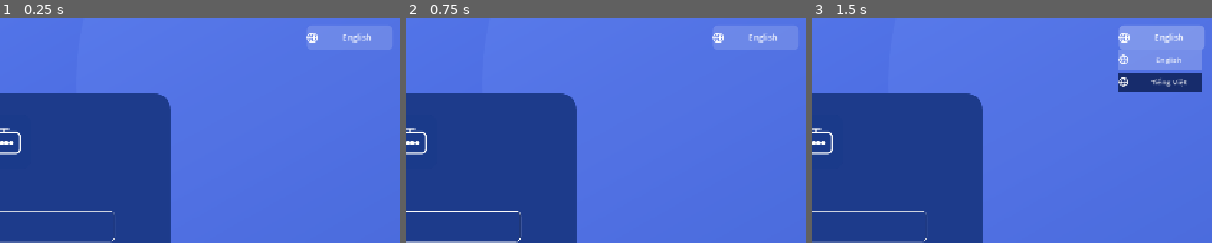
Above: before the commit, frames 1-3 (left to right).
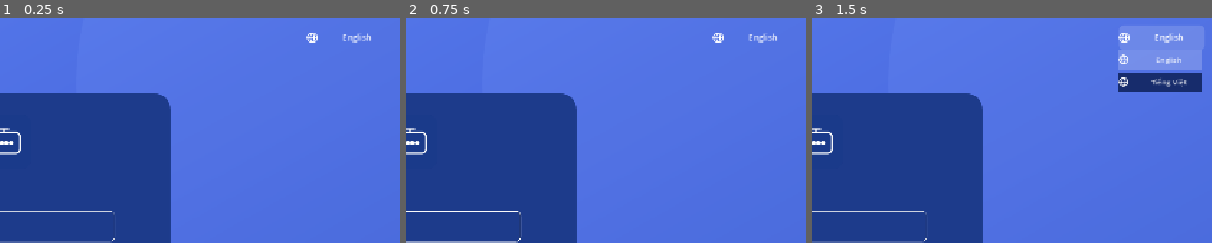
Above: after the commit, the same moments.

Repository: anv99-vn/code-game
Game: Godot game, scene res://scenes/main.tscn
Two runs of this game, one before a commit and one after it. Both use one fixed random seed, a clock stepped at 60 frames per second and the inputs below.
Inputs (mouse positions are % of the whole screen's width and height, from its top left):
- Up to frame 1 (0.25 s): no input
- Up to frame 2 (0.75 s): click (50, 47) at 0.52 s; type "Alex" at 0.6 s
- Up to frame 3 (1.5 s): click (50, 57) at 0.75 s; type "12" at 0.83 s; click "English" at 1.25 s
The pictures show only the part of the screen within x 50-100%, y 1-51%; the shares and areas given below are measured in that part.

The runs differ from the first frame. In frame 1, 2.0% of the frame differs, in the area x 77-98%, y 3-15%; in frame 2, 2.0%; in frame 3, less than 0.1%.

Commit message:
feat: localize settings button and dropdown, embed lang_button in login.tscn

Diff:
--- a/scenes/lang_button.tscn
+++ b/scenes/lang_button.tscn
@@ -22,6 +22,7 @@
 icon = ExtResource("2_globe")
 
 [node name="LangDropdown" parent="." unique_id=586458441 instance=ExtResource("1_0sjtm")]
+visible = false
 layout_mode = 0
 offset_left = -67.0
 offset_top = 26.0
--- a/scenes/login.tscn
+++ b/scenes/login.tscn
@@ -5,8 +5,7 @@
 [ext_resource type="Texture2D" uid="uid://3bgxj6wkqsky" path="res://assets/ui/logo_console.png" id="3_r3fp8"]
 [ext_resource type="Texture2D" uid="uid://bbxkdxlg3k7gg" path="res://assets/icons/icon_user_w.png" id="5_9n4p5"]
 [ext_resource type="Texture2D" uid="uid://ci4sofrtxy8yh" path="res://assets/icons/icon_lock_w.png" id="6_1q7r6"]
-[ext_resource type="Texture2D" uid="uid://hch8r3v4l8qs" path="res://assets/icons/icon_globe_small.png" id="7_globe"]
-[ext_resource type="PackedScene" uid="uid://dnjel6ww0h46h" path="res://scenes/lang_dropdown.tscn" id="8_dd"]
+[ext_resource type="PackedScene" uid="uid://dhbfm1eys5c3d" path="res://scenes/lang_button.tscn" id="8_lb"]
 
 [sub_resource type="StyleBoxFlat" id="card"]
 bg_color = Color(0.114, 0.231, 0.545, 1)
@@ -68,20 +67,6 @@
 corner_radius_bottom_right = 8
 corner_radius_bottom_left = 8
 
-[sub_resource type="StyleBoxFlat" id="lang_bg"]
-bg_color = Color(1, 1, 1, 0.15)
-corner_radius_top_left = 8
-corner_radius_top_right = 8
-corner_radius_bottom_right = 8
-corner_radius_bottom_left = 8
-
-[sub_resource type="StyleBoxFlat" id="lang_hover"]
-bg_color = Color(1, 1, 1, 0.25)
-corner_radius_top_left = 8
-corner_radius_top_right = 8
-corner_radius_bottom_right = 8
-corner_radius_bottom_left = 8
-
 [node name="Login" type="Control" unique_id=1955053360 groups=["login_screen"]]
 auto_translate_mode = 1
 layout_mode = 3
@@ -269,7 +254,7 @@
 theme_override_font_sizes/font_size = 12
 horizontal_alignment = 1
 
-[node name="LangButton" type="Button" parent="." unique_id=199669830]
+[node name="LangButton" parent="." instance=ExtResource("8_lb")]
 layout_mode = 1
 anchors_preset = 1
 anchor_left = 1.0
@@ -279,17 +264,10 @@
 offset_right = -16.0
 offset_bottom = 52.0
 grow_horizontal = 0
-theme_override_colors/font_color = Color(1, 1, 1, 0.9)
-theme_override_colors/font_hover_color = Color(1, 1, 1, 1)
 theme_override_font_sizes/font_size = 12
-theme_override_styles/normal = SubResource("lang_bg")
-theme_override_styles/pressed = SubResource("lang_bg")
-theme_override_styles/hover = SubResource("lang_hover")
 text = "English"
-icon = ExtResource("7_globe")
-
-[node name="LangDropdown" parent="LangButton" unique_id=1111559506 instance=ExtResource("8_dd")]
-visible = false
+
+[node name="LangDropdown" parent="LangButton" visible=false]
 layout_mode = 0
 offset_top = 36.0
 offset_right = 120.0
--- a/scenes/settings_button.tscn
+++ b/scenes/settings_button.tscn
@@ -20,8 +20,8 @@
 theme_override_styles/normal = SubResource("settings_transparent")
 theme_override_styles/pressed = SubResource("settings_transparent")
 theme_override_styles/hover = SubResource("settings_hover")
-text = "Setting"
 icon = ExtResource("2_gear")
+metadata/label_key = "SETTINGS"
 
 [node name="SettingsDropdown" type="VBoxContainer" parent="." unique_id=631257256]
 visible = false
@@ -38,7 +38,7 @@
 text = "Click to Move: ON"
 icon = ExtResource("3_click")
 metadata/action = "click_to_move"
-metadata/label = "Click to Move"
+metadata/label_key = "CLICK_TO_MOVE"
 metadata/toggle = true
 
 [node name="ResourcesBtn" type="Button" parent="SettingsDropdown" unique_id=8452979]
@@ -47,7 +47,7 @@
 text = "Resources"
 icon = ExtResource("4_resource")
 metadata/action = "resources"
-metadata/label = "Resources"
+metadata/label_key = "RES_LABEL"
 
 [node name="LogoutBtn" type="Button" parent="SettingsDropdown" unique_id=1923139812]
 layout_mode = 2
@@ -55,4 +55,4 @@
 text = "Log Out"
 icon = ExtResource("5_logout")
 metadata/action = "logout"
-metadata/label = "Log Out"
+metadata/label_key = "LOG_OUT"
--- a/scripts/base_dropdown.gd
+++ b/scripts/base_dropdown.gd
@@ -1,6 +1,5 @@
 extends VBoxContainer
 
-signal opened
 signal closed
 
 
@@ -38,5 +37,5 @@
 	pass
 
 
-func _on_option_pressed(value: String) -> void:
+func _on_option_pressed(_value: String) -> void:
 	pass
--- a/scripts/game_ui.gd
+++ b/scripts/game_ui.gd
@@ -24,6 +24,7 @@
 
 
 func _setup_settings() -> void:
+	settings_button.text = tr("SETTINGS")
 	settings_dropdown.update_toggle("click_to_move", SettingsManager.click_to_move)
 	settings_dropdown.option_selected.connect(_on_settings_option)
 	settings_button.pressed.connect(_on_settings_pressed)
@@ -100,7 +101,20 @@
 	if settings_dropdown.visible:
 		settings_dropdown.close()
 	else:
+		_update_settings_labels()
 		settings_dropdown.open()
+
+
+func _update_settings_labels() -> void:
+	settings_button.text = tr("SETTINGS")
+	for child in settings_dropdown.get_children():
+		if child is Button:
+			var key: String = child.get_meta("label_key", "")
+			var action: String = child.get_meta("action", "")
+			if action == "click_to_move":
+				child.text = tr(key) + ": " + ("ON" if SettingsManager.click_to_move else "OFF")
+			else:
+				child.text = tr(key)
 
 
 func _on_settings_option(action: String) -> void:
--- a/scripts/settings_dropdown.gd
+++ b/scripts/settings_dropdown.gd
@@ -6,7 +6,7 @@
 func update_toggle(action: String, state: bool) -> void:
 	for child in get_children():
 		if child is Button and child.get_meta("action", "") == action:
-			child.text = child.get_meta("label", "") + ": " + ("ON" if state else "OFF")
+			child.text = tr(child.get_meta("label_key", "")) + ": " + ("ON" if state else "OFF")
 			break
 
 
--- a/translations/translations.csv
+++ b/translations/translations.csv
@@ -37,3 +37,4 @@
 LANG_EN,English,English
 LANG_VI,Tiếng Việt,Tiếng Việt
 CLICK_TO_MOVE,Click to Move,Nhấp để di chuyển
+SETTINGS,Settings,Cài đặt
